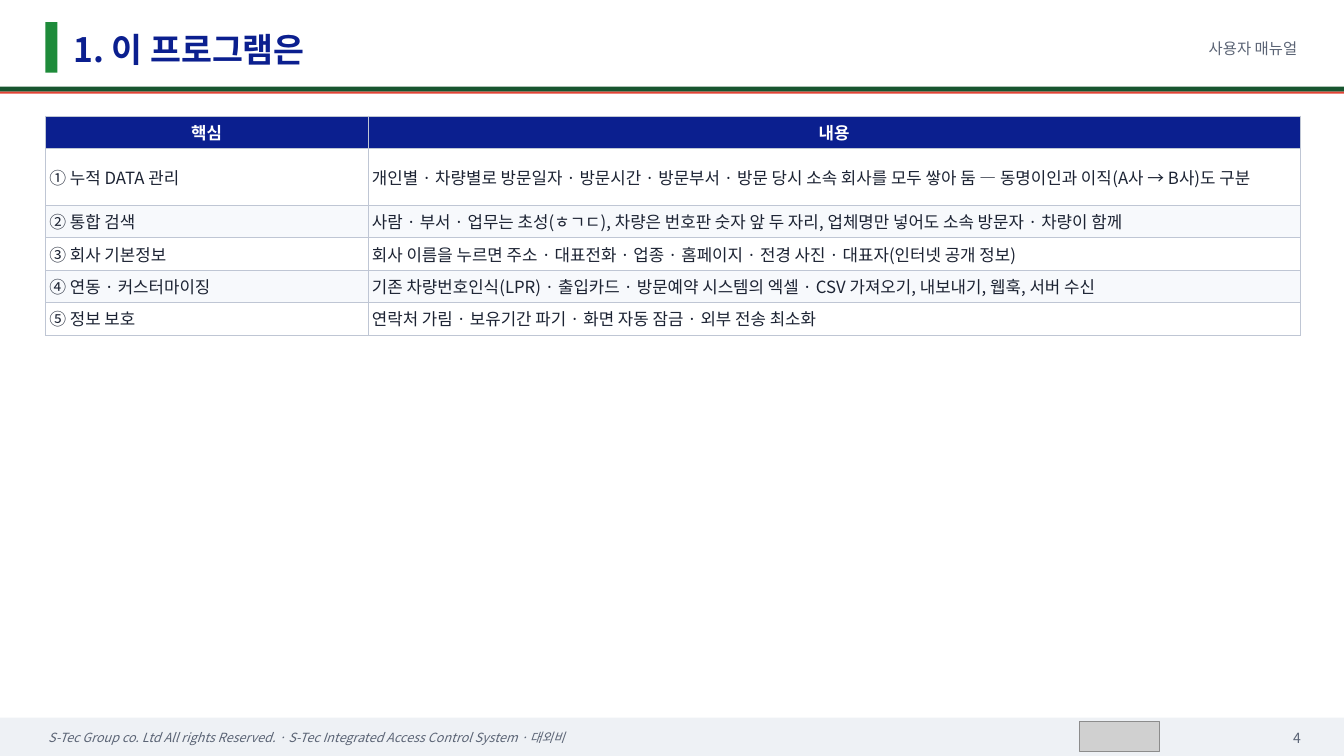
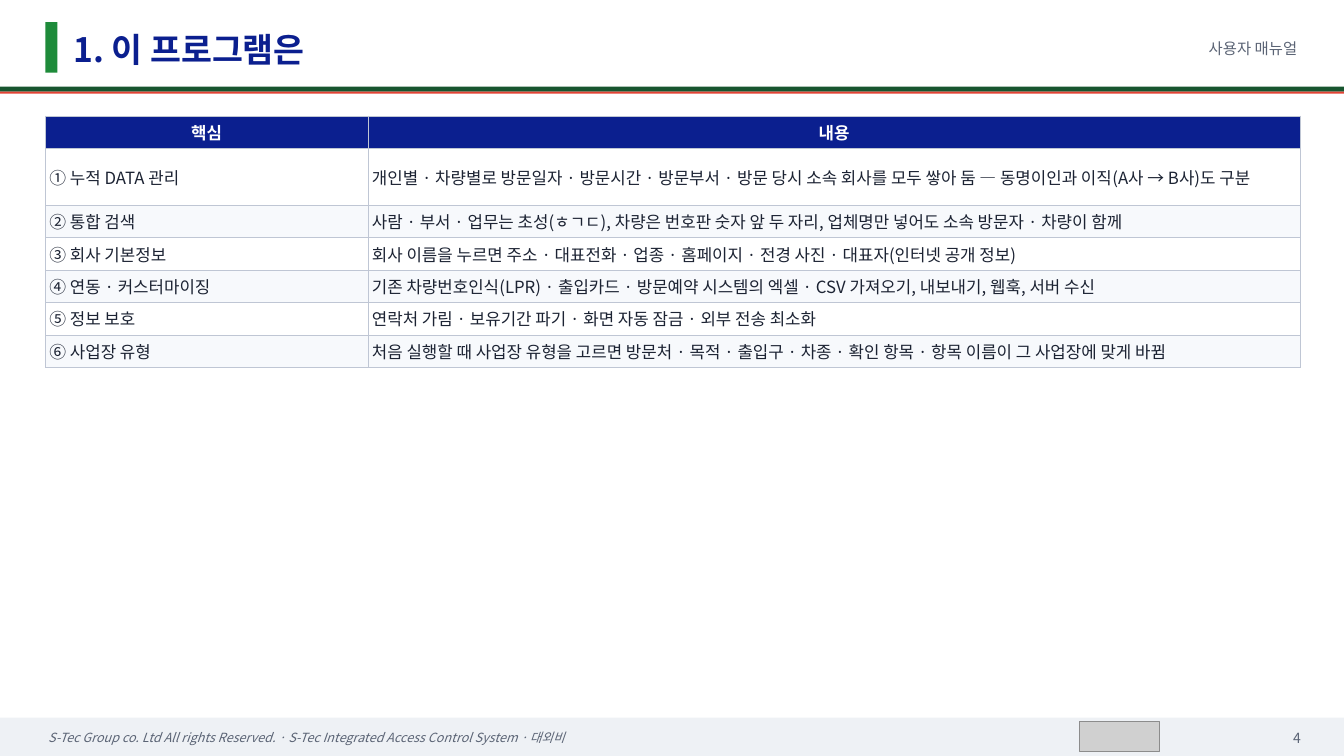
Before and after one commit to sadness500-boop/S-Tec-Integrated-Access-Control-System, a slide deck: slide 4 of docs/매뉴얼/에스텍_통합출입관리시스템_사용자매뉴얼.pptx. Drawn at 1344x756 pixels with LibreOffice and Linux fonts; fonts in the diff are those of the drawing; grey boxes stand for pictures. Boxes give left, top, right and bottom in pixels: in the first picture for what was removed or moved away, otherwise in the second. Text is boxed around its words. In the diff, an @@ line names an element or a change of style, - is before the commit and + after.

```diff
--- a/docs/매뉴얼/에스텍_통합출입관리시스템_사용자매뉴얼.pptx
+++ b/docs/매뉴얼/에스텍_통합출입관리시스템_사용자매뉴얼.pptx
@@ table at [45,116,1301,364] @@
+row 7: ⑥ 사업장 유형 | 처음 실행할 때 사업장 유형을 고르면 방문처 · 목적 · 출입구 · 차종 · 확인 항목 · 항목 이름이 그 사업장에 맞게 바뀜
```
Also in this commit, not shown: 36 other slides changed, 7 slides added, 28 other files.
